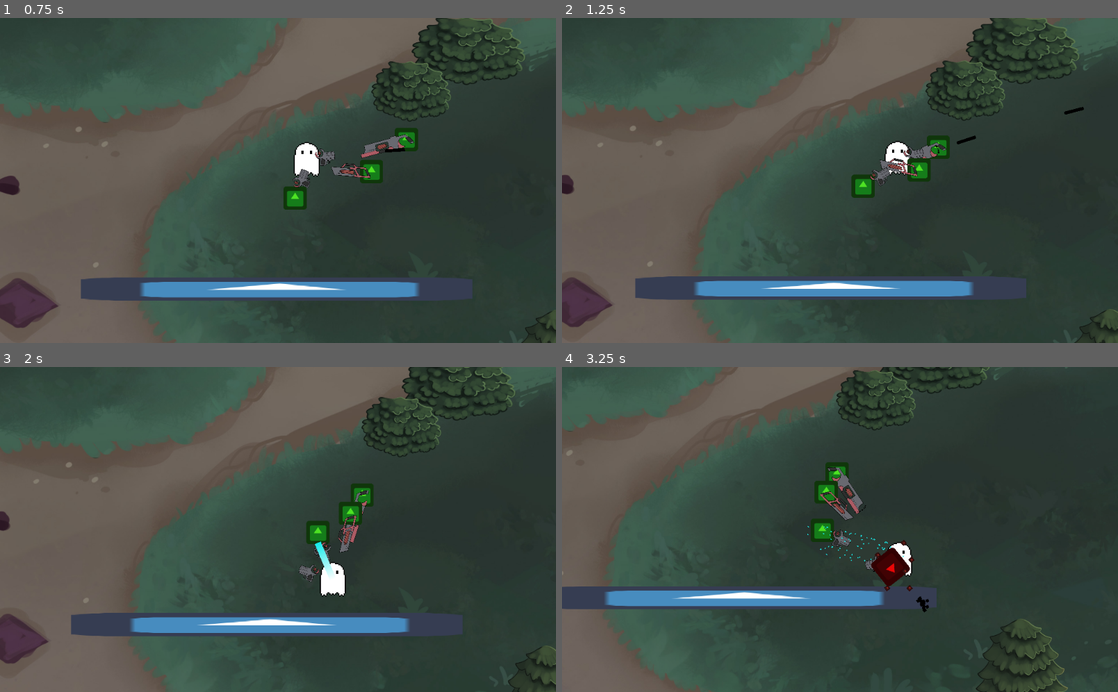
Above: before the commit, frames 1-4 (two rows, left to right).
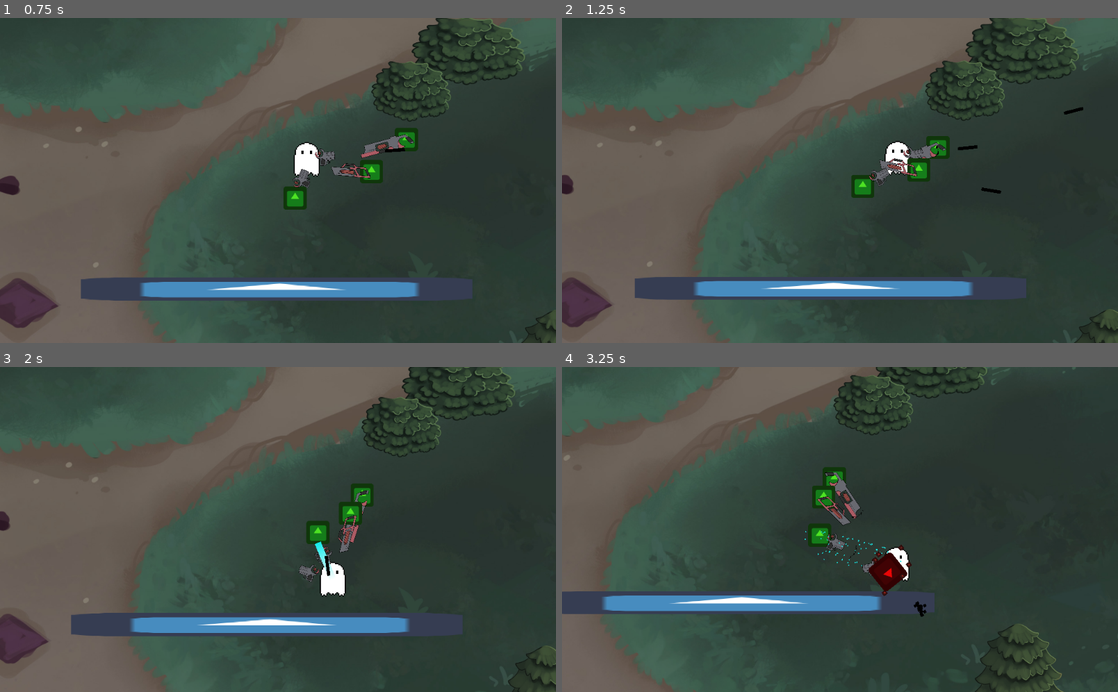
Above: after the commit, the same moments.

Repository: arnette-thomas/gmtk2021
Game: Godot game, scene res://scenes/World1.tscn
The game is run twice, just before and just after one commit, with the same random seed, the same clock (stepped at 60 frames per second) and the same inputs. The engine's default icon, where the game draws it, is replaced by a stand-in: a white triangle on a blue panel in a dark square.
Inputs (mouse positions are in pixels of both pictures, inside the frame that each line leads up to):
- Up to frame 1 (0.75 s): tap Enter (ui_accept) at 0.5 s; move the mouse to (400, 164) at 0.52 s; press the mouse at (400, 164) at 0.53 s; hold D (right) from 0.53 s (still down)
- Up to frame 2 (1.25 s): keep holding D (right); tap Enter (ui_accept) at 0.77 s
- Up to frame 3 (2 s): move the mouse to (166, 545) at 1.27 s; release D (right) at 1.28 s; release the mouse at (166, 545) at 1.28 s; hold S (down) from 1.28 s (still down); right-click (166, 545) at 1.35 s; tap Enter (ui_accept) at 1.52 s
- Up to frame 4 (3.25 s): move the mouse to (895, 458) at 2.02 s; release S (down) at 2.03 s; press the mouse at (895, 458) at 2.03 s; hold D (right) 2.03-2.78 s; move the mouse to (812, 594) at 2.77 s; release the mouse at (812, 594) at 2.78 s; hold Up (ui_up) from 2.78 s (still down); right-click (812, 594) at 2.85 s; tap Enter (ui_accept) at 3.02 s

Frame 1 is identical in both runs. In frame 2, 0.6% of the frame differs, in the area x 13-100%, y 0-100%; in frame 3, less than 0.1%; in frame 4, 7.8%, in the area x 0-93%, y 0-100%.

Commit message:
Fixed my push.Again....I'm sorry.

Diff:
--- a/scenes/World1.tscn
+++ b/scenes/World1.tscn
@@ -7,10 +7,10 @@
 [ext_resource path="res://scenes/Terrain/Map1.tscn" type="PackedScene" id=5]
 [ext_resource path="res://sprites/terrain.jpg" type="Texture" id=6]
 [ext_resource path="res://scenes/World1.gd" type="Script" id=7]
-[ext_resource path="res://scenes/BasicZombie.gd" type="Script" id=8]
+[ext_resource path="res://scenes/PauseMenu.tscn" type="PackedScene" id=8]
 [ext_resource path="res://scenes/Rafale.gd" type="Script" id=9]
 [ext_resource path="res://scenes/Boulet_unique.gd" type="Script" id=10]
-[ext_resource path="res://scenes/PauseMenu.tscn" type="PackedScene" id=8]
+[ext_resource path="res://scenes/BasicZombie.gd" type="Script" id=11]
 
 [sub_resource type="RectangleShape2D" id=1]
 extents = Vector2( 541.003, 31.4458 )
@@ -47,7 +47,7 @@
 
 [node name="BasicZombie" parent="YSort" instance=ExtResource( 4 )]
 position = Vector2( 73.1212, 148.288 )
-script = ExtResource( 8 )
+script = ExtResource( 11 )
 target_path = NodePath("../Player")
 
 [node name="Rafale" parent="YSort" instance=ExtResource( 4 )]
Not shown: 1 places in scenes/World1.tscn that only renumber resources
